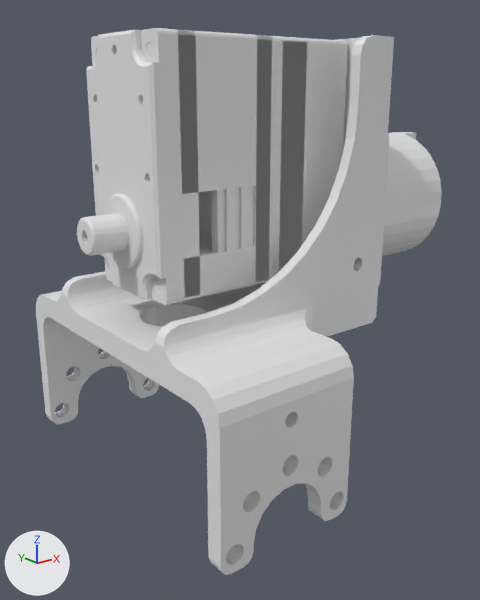
The COLLADA model low-level/resources/robots/go2d1/meshes/d1_Link03.dae, before and after one commit.
One viewpoint serves both versions: a camera (50 mm lens) standing at (-0.0601, -0.0662, 0.0633) and looking at (0.0155, 0.0283, 0.0255). Every picture has the same lights, and +X, +Y and +Z are marked at lower left. Where no turn or scale is listed for an object, it has been applied to the vertices. Vertices at the same position are counted once.
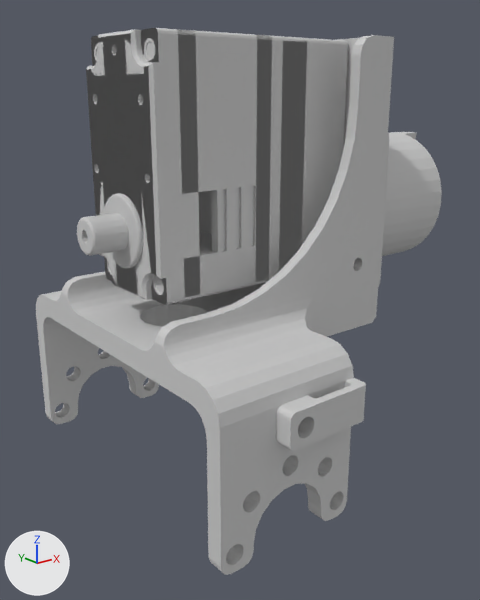
Where the change shows, as pixel boxes (x1, y1, x2, y2) in the pictures (480 x 600 px):
part 1 of me_mesh_1, built on: before (77, 28, 348, 350); after (77, 28, 348, 305)
part 2 of me_mesh_1, built on: before (282, 425, 298, 476); after (276, 378, 366, 451)
part 3 of me_mesh_1, recoloured: (36, 29, 442, 575) in both

Patch to the scene script:
```diff
--- a/low-level/resources/robots/go2d1/meshes/d1_Link03.dae.py
+++ b/low-level/resources/robots/go2d1/meshes/d1_Link03.dae.py
@@ mat_mat_0 @@
+mat_mat_0 = principled_material('mat_0')
+mat_mat_0.base_color = (0.604, 0.604, 0.604)  # light grey #cccccc
+mat_mat_0.roughness = 0.9
@@ me_mesh_1 @@
 # used by ob_object_1; location = (0.0, 0.0, 0.0)
-me_mesh_1.from_pydata(...)  # 6921 vertices, 13933 faces; spans x -0.0158..0.0617, y -0.003..0.058, z -0.003..0.072
+me_mesh_1.from_pydata(...)  # 6494 vertices, 11403 faces; spans x -0.0158..0.0617, y -0.006..0.058, z -0.003..0.072
+# me_mesh_1 part 1: 92 vertices moved from x -0.0158..0.0345, y 0.0179..0.037, z 0.0317..0.0477 to x -0.0158..0.0345, y 0.0179..0.037, z 0.0317..0.0476; 260 vertices removed from x -0.0158..0.0368, y 0.0175..0.0375, z 0.022..0.0716; 2478 vertices added at x -0.0158..0.0368, y 0.0175..0.0475, z 0.021..0.0717
+# me_mesh_1 part 2: 8 vertices removed from x 0.0, y -0.003..0.0002, z 0.0088..0.0192; 91 vertices added at x -0.003..0.013, y -0.006..-0.003, z 0.015..0.021
+# me_mesh_1 part 3: 6888 faces spanning x -0.0158..0.0617, y -0.003..0.058, z -0.003..0.072 switch from no material to mat_mat_0 (light grey #cccccc)
```
